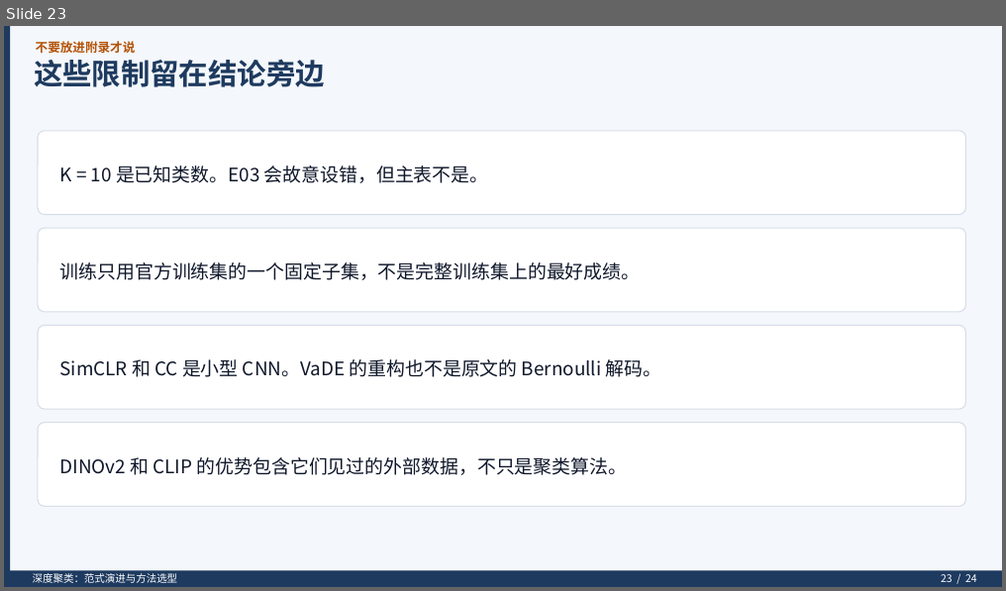
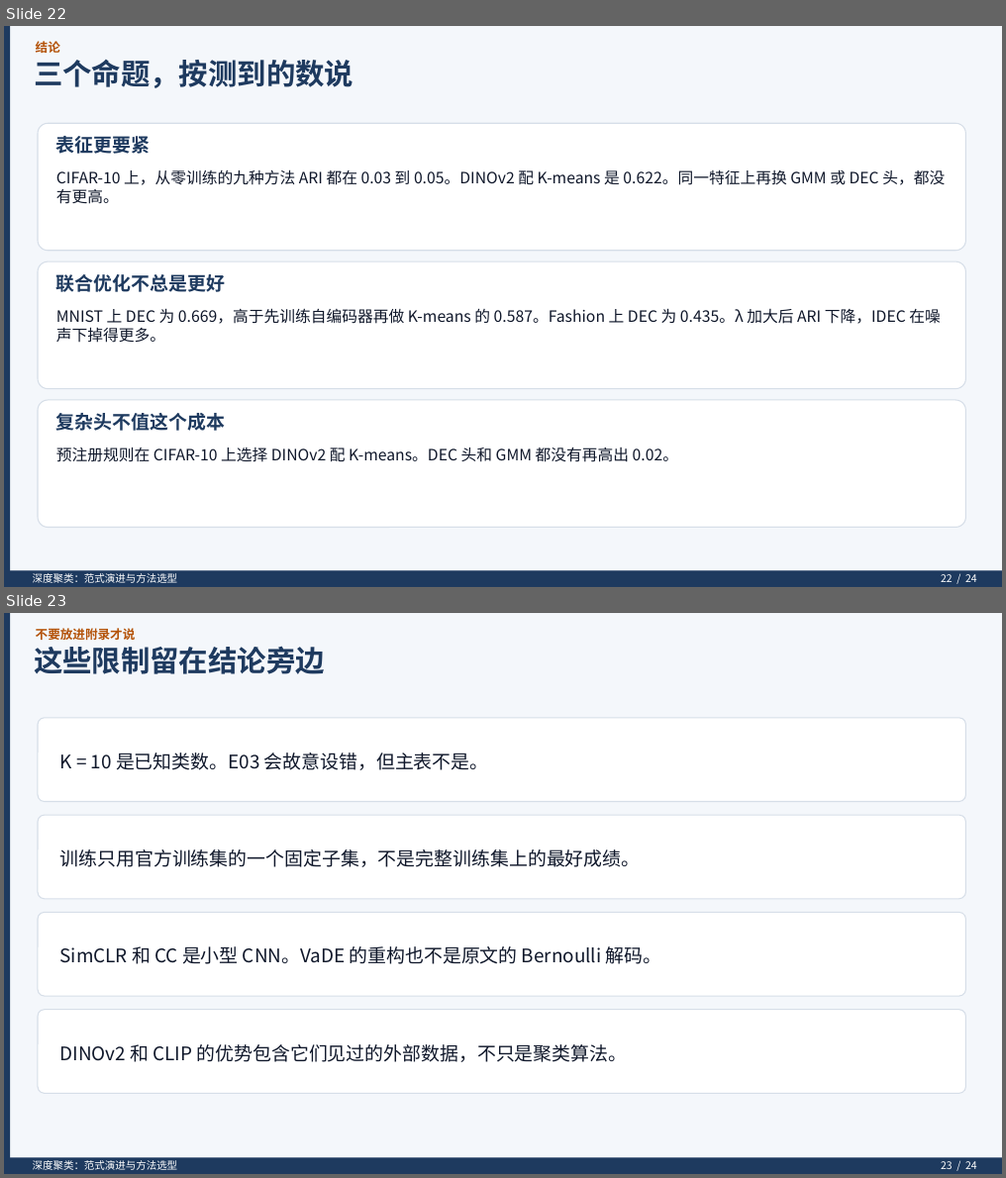
Before and after one commit to KQYaili/DeepClustering-Survey, a slide deck: presentation/DeepClustering-Survey.pptx. Shown one above the other, each under a label of ours: slide 23 before the commit, slides 22 and 23 after it. The pictures are 1006x591 and 1006x1178 pixels, drawn with LibreOffice and Linux fonts; fonts in the diff are those of the drawing. Boxes give left, top, right and bottom in pixels: in the first picture for what was removed or moved away, otherwise in the second. Text is boxed around its words. In the diff, an @@ line names an element or a change of style, - is before the commit and + after.

```diff
--- a/presentation/DeepClustering-Survey.pptx
+++ b/presentation/DeepClustering-Survey.pptx
@@ slide 22 added at (4,26,1002,587), background #FFFFFF @@
@@ rectangle added at (4,26,1002,587), fill #F4F7FB @@
@@ rectangle added at (4,26,10,587), fill #1E3A5F @@
@@ text added at (36,41,60,53), 12 pt, text #B45309, bold @@
+结论
@@ text added at (34,60,353,88), 28 pt, text #1E3A5F, bold @@
+三个命题，按测到的数说
@@ rounded rectangle added at (38,123,966,251), fill #FFFFFF, outline #D6DEE8 1 pt @@
@@ text added at (56,136,151,154), 18 pt, text #1E3A5F, bold @@
+表征更要紧
@@ text added at (56,170,944,204), 15 pt, text #0F172A @@
+CIFAR-10 上，从零训练的九种方法 ARI 都在 0.03 到 0.05。DINOv2 配 K-means 是 0.622。同一特征上再换 GMM 或 DEC 头，都没有更高。
@@ rounded rectangle added at (38,262,966,389), fill #FFFFFF, outline #D6DEE8 1 pt @@
@@ text added at (56,274,225,292), 18 pt, text #1E3A5F, bold @@
+联合优化不总是更好
@@ text added at (56,308,940,343), 15 pt, text #0F172A @@
+MNIST 上 DEC 为 0.669，高于先训练自编码器再做 K-means 的 0.587。Fashion 上 DEC 为 0.435。λ 加大后 ARI 下降，IDEC 在噪声下掉得更多。
@@ rounded rectangle added at (38,400,966,528), fill #FFFFFF, outline #D6DEE8 1 pt @@
@@ text added at (56,413,225,431), 18 pt, text #1E3A5F, bold @@
+复杂头不值这个成本
@@ text added at (56,448,678,463), 15 pt, text #0F172A @@
+预注册规则在 CIFAR-10 上选择 DINOv2 配 K-means。DEC 头和 GMM 都没有再高出 0.02。
@@ rectangle added at (4,571,1002,587), fill #1E3A5F @@
@@ text added at (33,573,178,583), 10 pt, text #FFFFFF @@
+深度聚类：范式演进与方法选型
@@ text added at (941,574,977,582), 10 pt, text #FFFFFF @@
+22 / 24
```
Also in this commit, not shown: 4 slides changed, 1 slide removed, 1 other file.
